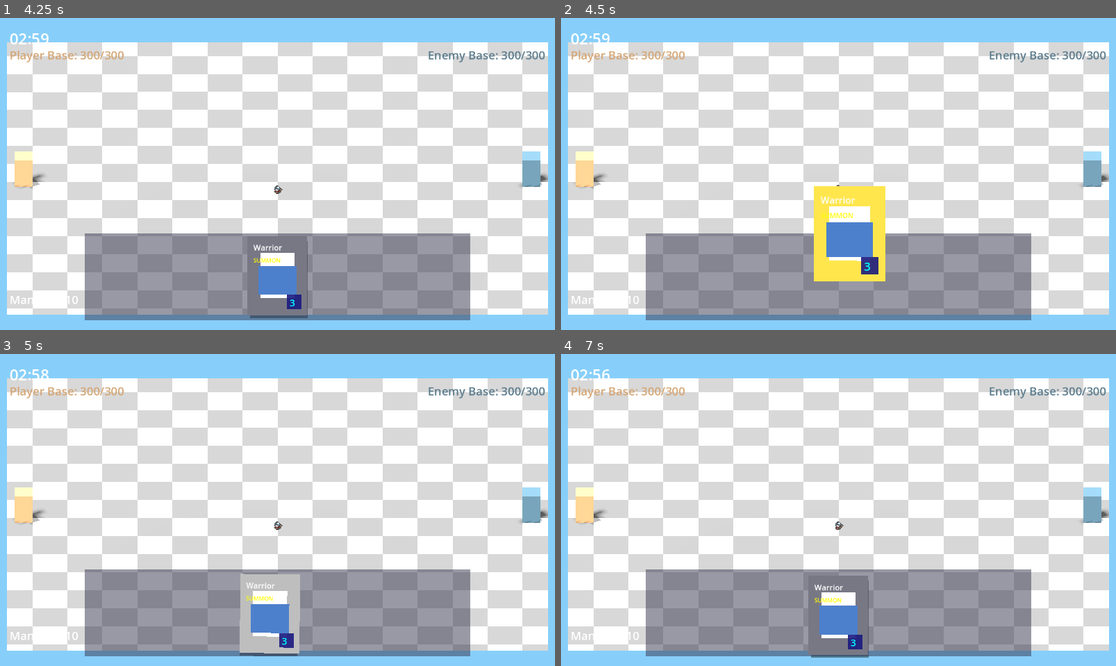
Above: before the commit, frames 1-4 (two rows, left to right).
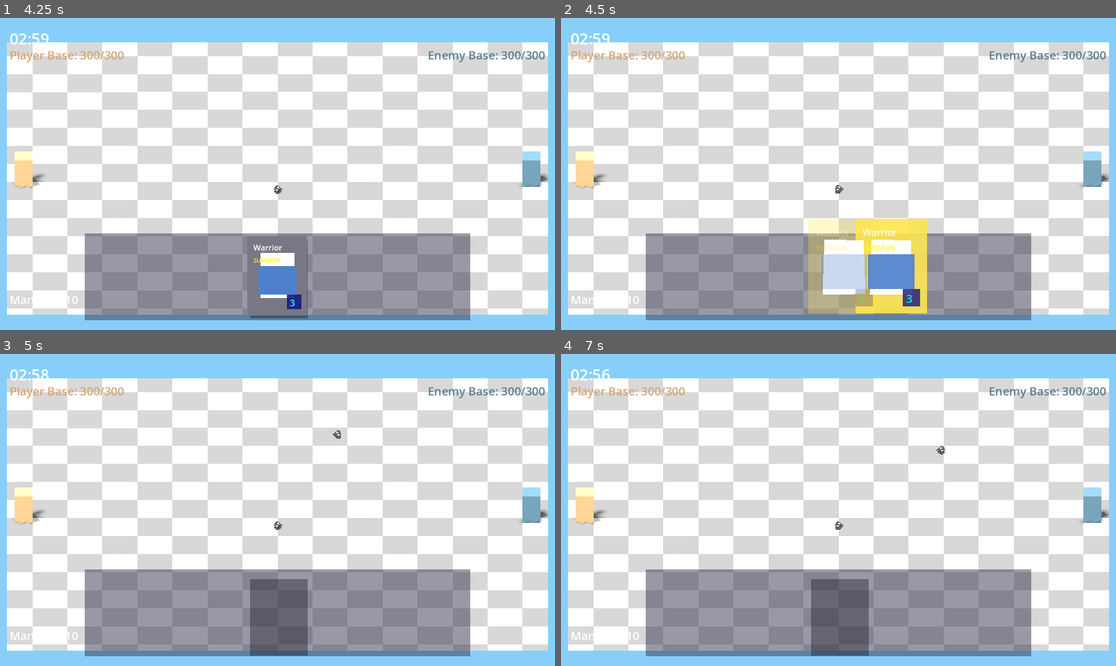
Above: after the commit, the same moments.

Repository: amari-charles/project-summoner
Game: Godot game, scene res://scenes/ui/main_menu.tscn
Same seed, same stepped clock (60 frames per second), same inputs: the game is played once before the commit and once after it.
Inputs (mouse positions are in pixels of both pictures, inside the frame that each line leads up to):
- Up to frame 1 (4.25 s): click "PLAY" at 0.5 s; click "SELECT" at 1.25 s; click "CHOOSE WARRIOR" at 2 s; click (177, 99) at 2.75 s; click "START BATTLE" at 3.5 s
- Up to frame 2 (4.5 s): tap Enter at 4.25 s; drag from (838, 276) to (894, 105) at 4.27 s
- Up to frame 3 (5 s): no input
- Up to frame 4 (7 s): drag from (727, 525) to (810, 572) at 5.02 s; move the mouse to (894, 441) at 5.77 s; tap 1 at 5.85 s; click (894, 441) at 5.92 s; drag from (810, 572) to (672, 463) at 6.52 s

Frame 1 is identical in both runs. In frame 2, 7.5% of the frame differs, in the area x 44-66%, y 53-95%; in frame 3, 3.1%; in frame 4, 2.1%.

Commit message:
Revert to proper Godot drag-and-drop system
Completely rewrote drag implementation to work WITH Godot instead of against it:

- Use duplicate() to create full card copy as drag preview
- Preview includes all visual effects (shader, shadow, children)
- Original card becomes semi-transparent (alpha 0.3) during drag
- Shadow hides while dragging
- Restore on drag end via NOTIFICATION_DRAG_END
- Removed all top_level manipulation and manual positioning
- Clean, simple implementation that works with existing drop zones

This follows the same pattern as the existing codebase (see battlefield_drop_zone.gd)

Diff:
--- a/scripts/ui/hand_ui.gd
+++ b/scripts/ui/hand_ui.gd
@@ -33,9 +33,6 @@
 	# Shadow duplicate
 	var shadow_card: Control
 
-	# Drag state
-	var is_being_dragged: bool = false
-	var drag_offset: Vector2 = Vector2.ZERO
 
 	# Animation constants
 	const HOVER_OFFSET = -40.0  # How much card rises (negative = up)
@@ -86,31 +83,6 @@
 		_start_idle_animation()
 
 	func _process(delta: float) -> void:
-		# If being dragged, follow mouse smoothly
-		if is_being_dragged:
-			# Use top_level to escape parent clipping/constraints
-			top_level = true
-
-			# Smooth follow mouse
-			var target_pos = get_global_mouse_position() - drag_offset
-			global_position = global_position.lerp(target_pos, 0.5)  # Smooth interpolation
-			z_index = 100  # Above everything while dragging
-
-			# Hide shadow while dragging
-			if shadow_card:
-				shadow_card.visible = false
-
-			# Skip velocity rotation during drag (causes jitter)
-			previous_position = global_position
-			return
-
-		# Normal processing when not dragging
-		top_level = false  # Re-enable parent positioning
-
-		# Show shadow when not dragging
-		if shadow_card:
-			shadow_card.visible = true
-
 		# Update velocity for rotation
 		var current_pos = global_position
 		velocity = (current_pos - previous_position) / delta if delta > 0 else Vector2.ZERO
@@ -239,7 +211,7 @@
 		)
 
 	## Start dragging this card
-	func _get_drag_data(at_position: Vector2) -> Variant:
+	func _get_drag_data(_at_position: Vector2) -> Variant:
 		if not hand_ui or not hand_ui.summoner:
 			return null
 
@@ -247,23 +219,16 @@
 		if hand_ui.summoner.mana < card.mana_cost:
 			return null
 
-		# Start dragging the actual card
-		is_being_dragged = true
-
-		# Calculate offset in GLOBAL coordinates (before changing top_level)
-		drag_offset = get_global_mouse_position() - global_position
-
-		# Stop any animations
-		if hover_tween and hover_tween.is_valid():
-			hover_tween.kill()
-		if idle_tween and idle_tween.is_valid():
-			idle_tween.kill()
-
-		# Scale up slightly while dragging
-		scale = Vector2(HOVER_SCALE, HOVER_SCALE)
-
-		# Don't use a preview - we're moving the actual card
-		set_drag_preview(Control.new())  # Empty preview
+		# Create a visual duplicate as preview
+		var preview = duplicate(DUPLICATE_USE_INSTANTIATION)
+		preview.modulate = Color(1, 1, 1, 0.9)  # Slightly transparent
+		preview.scale = Vector2(HOVER_SCALE, HOVER_SCALE)
+		set_drag_preview(preview)
+
+		# Hide original card while dragging
+		modulate.a = 0.3
+		if shadow_card:
+			shadow_card.visible = false
 
 		# Return drag data
 		return {
@@ -275,27 +240,10 @@
 	## Called when drag ends (whether successful or cancelled)
 	func _notification(what: int) -> void:
 		if what == NOTIFICATION_DRAG_END:
-			is_being_dragged = false
-			top_level = false  # Re-enable parent positioning
-
-			# Show shadow again
+			# Restore visibility
+			modulate.a = 1.0
 			if shadow_card:
 				shadow_card.visible = true
-
-			# Animate back to original position
-			var return_tween = create_tween()
-			return_tween.set_parallel(true)
-			return_tween.set_trans(Tween.TRANS_BACK)
-			return_tween.set_ease(Tween.EASE_OUT)
-
-			return_tween.tween_property(self, "position", base_position, 0.3)
-			return_tween.tween_property(self, "scale", base_scale, 0.3)
-			return_tween.tween_property(self, "rotation", 0.0, 0.3)
-
-			return_tween.finished.connect(func():
-				z_index = 0
-				_start_idle_animation()
-			)
 
 	## Allow clicking to select card
 	func _gui_input(event: InputEvent) -> void:
